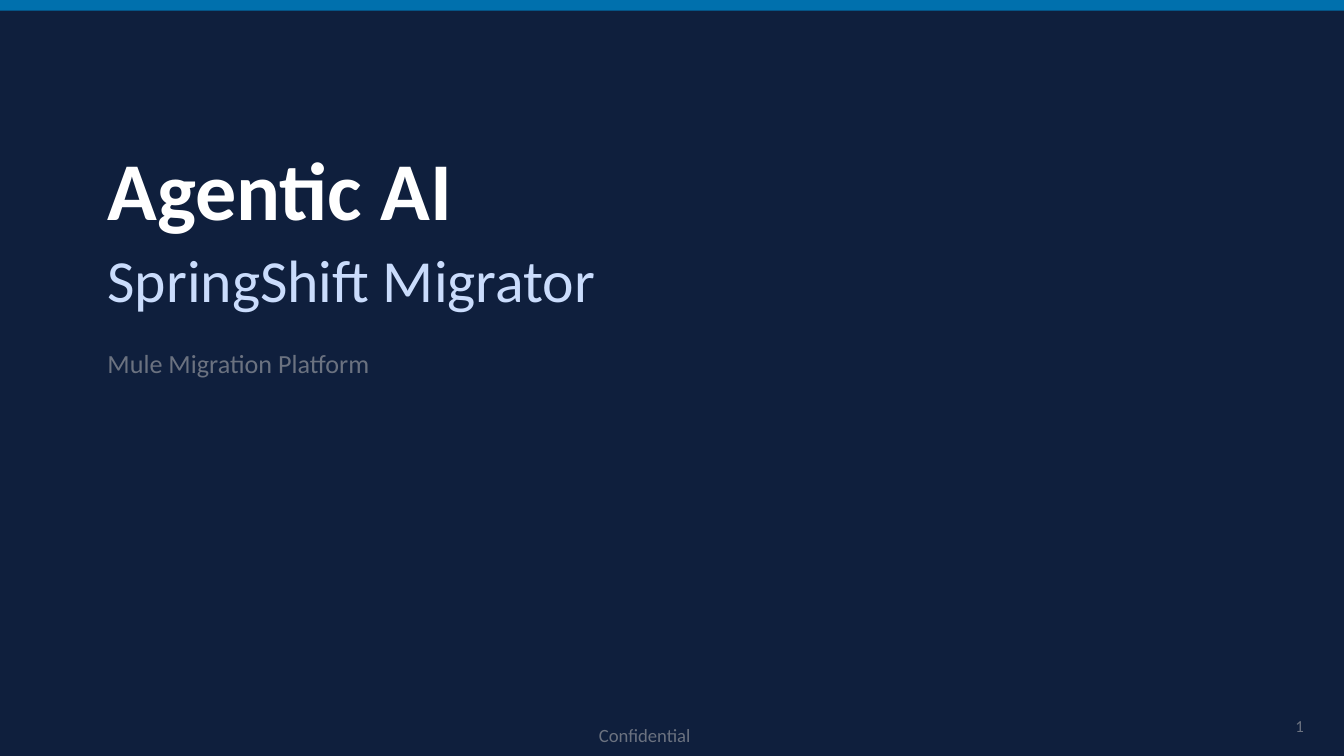
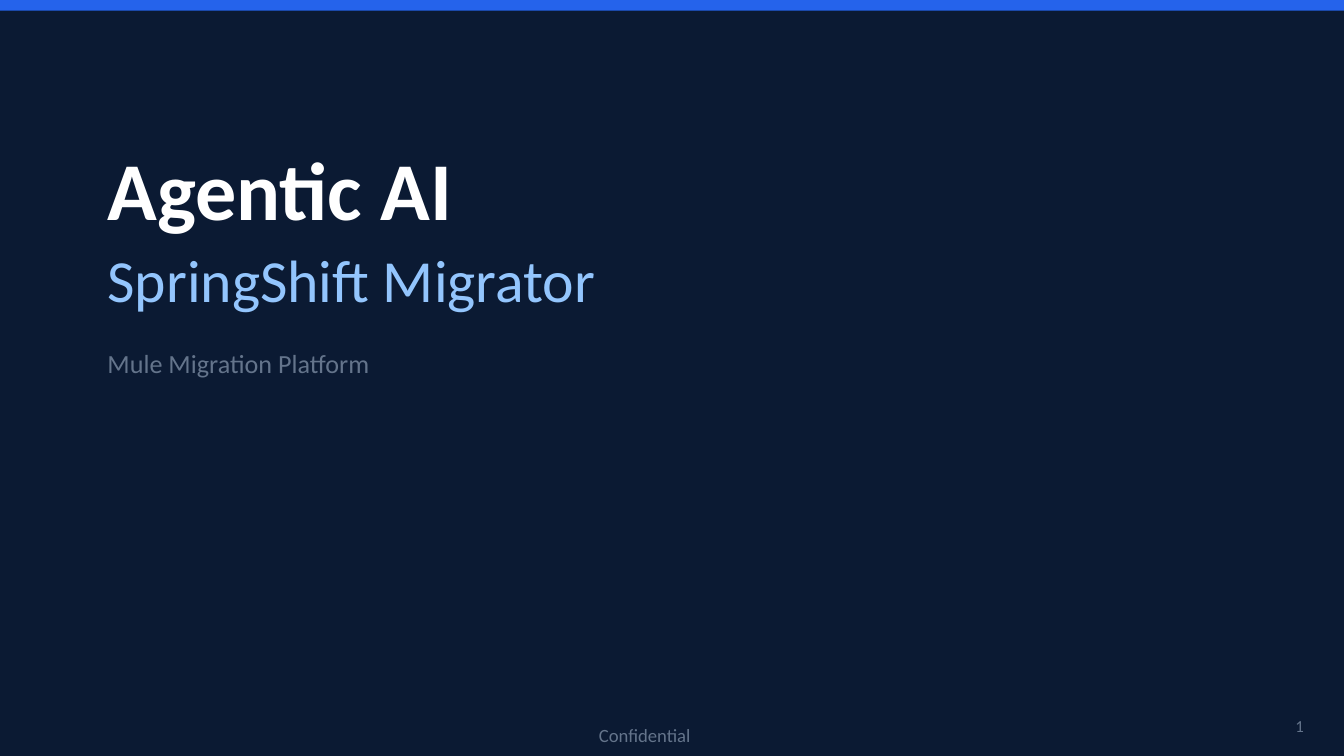
Before and after one commit to harinadh70/mule-migrator, a slide deck: slide 1 of MuleSoft-to-SpringBoot-Migrator-Technical-Presentation.pptx. Drawn at 1344x756 pixels with LibreOffice and Linux fonts; fonts in the diff are those of the drawing. Boxes give left, top, right and bottom in pixels: in the first picture for what was removed or moved away, otherwise in the second. Text is boxed around its words. In the diff, an @@ line names an element or a change of style, - is before the commit and + after.

```diff
--- a/MuleSoft-to-SpringBoot-Migrator-Technical-Presentation.pptx
+++ b/MuleSoft-to-SpringBoot-Migrator-Technical-Presentation.pptx
@@ background #0F1F3D to #0B1A33 @@
@@ rectangle at (0, 0, 1344, 11): fill #0070AD to #2563EB @@
@@ text "SpringShift Migrator" at (107, 260, 595, 313): text colour #CADCFC to #93C5FD @@
```
Also in this commit, not shown: 3 other slides changed.
